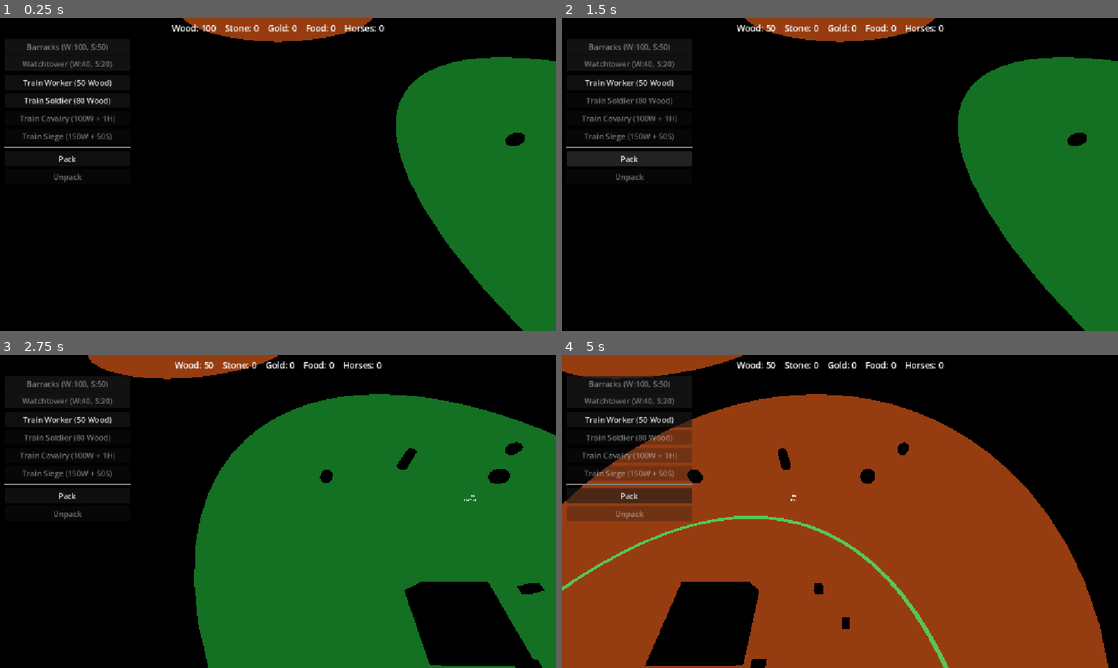
Above: before the commit, frames 1-4 (two rows, left to right).
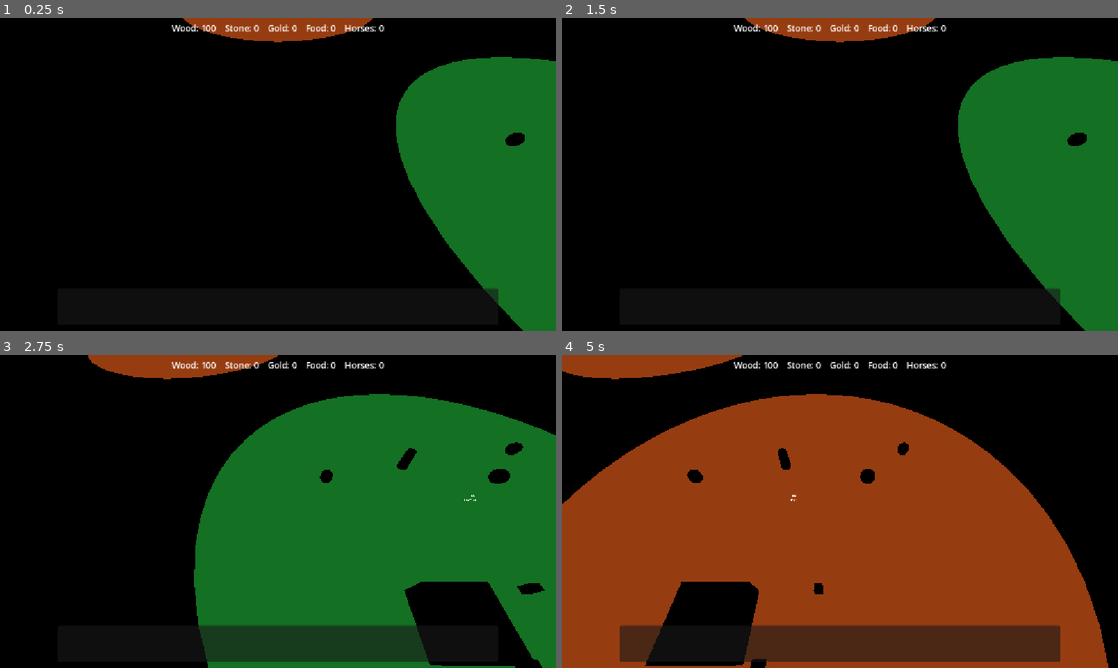
Above: after the commit, the same moments.

Repository: Ferrum-t/RTS-Game
Game: Godot game, scene res://Scenes/World/World.tscn
Two runs of this game, one before a commit and one after it. Both use one fixed random seed, a clock stepped at 60 frames per second and the inputs below.
Inputs (mouse positions are in pixels of both pictures, inside the frame that each line leads up to):
- Up to frame 1 (0.25 s): no input
- Up to frame 2 (1.5 s): click (628, 83) at 0.5 s, where only the run before the commit has a clickable "Train Worker (50 Wood)"; click (628, 158) at 1.25 s, where only the run before the commit has a clickable "Pack"
- Up to frame 3 (2.75 s): tap Enter at 2 s; move the mouse to (400, 495) at 2.02 s; hold D (move_right) from 2.03 s (still down); tap C at 2.1 s; click (400, 495) at 2.17 s
- Up to frame 4 (5 s): release D (move_right) at 2.75 s; drag from (728, 527) to (812, 574) at 2.77 s; click (628, 514) at 3.5 s, where only the run before the commit has a clickable "Unpack"; move the mouse to (895, 442) at 4.27 s; hold D (move_right) from 4.28 s (still down); tap P at 4.35 s

The runs differ from the first frame. In frame 1, 1.5% of the frame differs, in the area x 0-90%, y 8-92%; in frame 2, 3.1%; in frame 3, 6.6%; in frame 4, 14%, in the area x 0-90%, y 2-100%.

Commit message:
M10.1b: Bottom Command Bar layout with context groups

Diff:
--- a/Scenes/UI/ui.tscn
+++ b/Scenes/UI/ui.tscn
@@ -10,6 +10,7 @@
 [ext_resource type="Script" path="res://Scripts/UI/TrainSiegeButton.gd" id="7b_siege"]
 [ext_resource type="Script" path="res://Scripts/UI/PackButton.gd" id="8_pack"]
 [ext_resource type="Script" path="res://Scripts/UI/UnpackButton.gd" id="9_unpack"]
+[ext_resource type="Script" path="res://Scripts/UI/CommandBar.gd" id="10_cmd"]
 
 [node name="UI" type="CanvasLayer"]
 
@@ -26,64 +27,88 @@
 horizontal_alignment = 1
 script = ExtResource("4_resui")
 
-[node name="LeftPanel" type="VBoxContainer" parent="."]
-offset_left = 10.0
-offset_top = 44.0
-offset_right = 270.0
-offset_bottom = 520.0
+[node name="BottomBar" type="PanelContainer" parent="."]
+anchors_preset = 12
+anchor_top = 1.0
+anchor_right = 1.0
+anchor_bottom = 1.0
+offset_left = 120.0
+offset_top = -88.0
+offset_right = -120.0
+offset_bottom = -12.0
+grow_horizontal = 2
+grow_vertical = 0
+script = ExtResource("10_cmd")
+
+[node name="Margin" type="MarginContainer" parent="BottomBar"]
+layout_mode = 2
+theme_override_constants/margin_left = 12
+theme_override_constants/margin_top = 8
+theme_override_constants/margin_right = 12
+theme_override_constants/margin_bottom = 8
+
+[node name="HBox" type="HBoxContainer" parent="BottomBar/Margin"]
+layout_mode = 2
+alignment = 1
+theme_override_constants/separation = 10
+
+[node name="WorkerGroup" type="HBoxContainer" parent="BottomBar/Margin/HBox"]
+visible = false
+layout_mode = 2
 theme_override_constants/separation = 8
 
-[node name="BuildPanel" type="PanelContainer" parent="LeftPanel"]
+[node name="BuildPanel" type="PanelContainer" parent="BottomBar/Margin/HBox/WorkerGroup"]
 layout_mode = 2
-size_flags_horizontal = 3
 script = ExtResource("1_ahcct")
 build_catalog = ExtResource("2_de23q")
 build_button_scene = ExtResource("3_c7mb3")
 
-[node name="VBoxContainer" type="VBoxContainer" parent="LeftPanel/BuildPanel"]
+[node name="VBoxContainer" type="HBoxContainer" parent="BottomBar/Margin/HBox/WorkerGroup/BuildPanel"]
 layout_mode = 2
-theme_override_constants/separation = 4
+theme_override_constants/separation = 8
 
-[node name="ActionPanel" type="VBoxContainer" parent="LeftPanel"]
+[node name="BarracksGroup" type="HBoxContainer" parent="BottomBar/Margin/HBox"]
+visible = false
 layout_mode = 2
-size_flags_horizontal = 3
-theme_override_constants/separation = 6
+theme_override_constants/separation = 8
 
-[node name="TrainWorkerButton" type="Button" parent="LeftPanel/ActionPanel"]
-custom_minimum_size = Vector2(240, 28)
+[node name="TrainSoldierButton" type="Button" parent="BottomBar/Margin/HBox/BarracksGroup"]
+custom_minimum_size = Vector2(160, 36)
 layout_mode = 2
-text = "Train Worker (50 Wood)"
+text = "Soldier (80W)"
+script = ExtResource("6_soldier")
+
+[node name="TrainCavalryButton" type="Button" parent="BottomBar/Margin/HBox/BarracksGroup"]
+custom_minimum_size = Vector2(160, 36)
+layout_mode = 2
+text = "Cavalry (100W+1H)"
+script = ExtResource("7_cav")
+
+[node name="TrainSiegeButton" type="Button" parent="BottomBar/Margin/HBox/BarracksGroup"]
+custom_minimum_size = Vector2(160, 36)
+layout_mode = 2
+text = "Siege (150W+50S)"
+script = ExtResource("7b_siege")
+
+[node name="TownCenterGroup" type="HBoxContainer" parent="BottomBar/Margin/HBox"]
+visible = false
+layout_mode = 2
+theme_override_constants/separation = 8
+
+[node name="TrainWorkerButton" type="Button" parent="BottomBar/Margin/HBox/TownCenterGroup"]
+custom_minimum_size = Vector2(160, 36)
+layout_mode = 2
+text = "Worker (50W)"
 script = ExtResource("5_train")
 
-[node name="TrainSoldierButton" type="Button" parent="LeftPanel/ActionPanel"]
-custom_minimum_size = Vector2(240, 28)
+[node name="PackButton" type="Button" parent="BottomBar/Margin/HBox/TownCenterGroup"]
+custom_minimum_size = Vector2(120, 36)
 layout_mode = 2
-text = "Train Soldier (80 Wood)"
-script = ExtResource("6_soldier")
-
-[node name="TrainCavalryButton" type="Button" parent="LeftPanel/ActionPanel"]
-custom_minimum_size = Vector2(240, 28)
-layout_mode = 2
-text = "Train Cavalry (100W + 1H)"
-script = ExtResource("7_cav")
-
-[node name="TrainSiegeButton" type="Button" parent="LeftPanel/ActionPanel"]
-custom_minimum_size = Vector2(240, 28)
-layout_mode = 2
-text = "Train Siege (150W + 50S)"
-script = ExtResource("7b_siege")
-
-[node name="Sep" type="HSeparator" parent="LeftPanel/ActionPanel"]
-layout_mode = 2
-
-[node name="PackButton" type="Button" parent="LeftPanel/ActionPanel"]
-custom_minimum_size = Vector2(240, 28)
-layout_mode = 2
-text = "Pack TC"
+text = "Pack"
 script = ExtResource("8_pack")
 
-[node name="UnpackButton" type="Button" parent="LeftPanel/ActionPanel"]
-custom_minimum_size = Vector2(240, 28)
+[node name="UnpackButton" type="Button" parent="BottomBar/Margin/HBox/TownCenterGroup"]
+custom_minimum_size = Vector2(120, 36)
 layout_mode = 2
-text = "Unpack TC"
+text = "Unpack"
 script = ExtResource("9_unpack")
